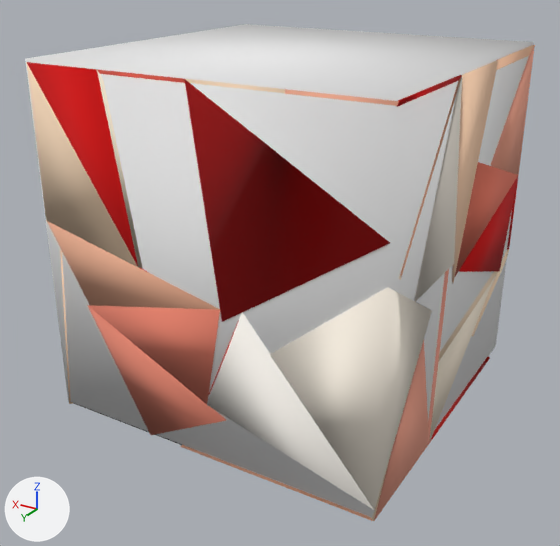
An edit to the glTF model python-helpers/artifacts/renders/gltf/16490374.glb, drawn before and after from the same camera.
Rendered twice from a 50 mm camera at (17.41, -15.44, 21.89) aimed at (20.05, -19.83, 19.7). Every picture has the same lights, and +X, +Y and +Z are marked at lower left. The older version comes first. Where no turn or scale is listed for an object, it has been applied to the vertices.
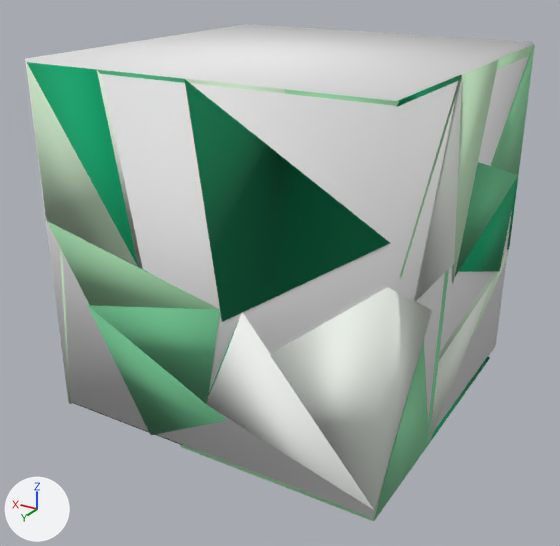
Patch to the scene script:
```diff
--- a/python-helpers/artifacts/renders/gltf/16490374.glb.py
+++ b/python-helpers/artifacts/renders/gltf/16490374.glb.py
@@ mat_material_38 @@
 mat_material_38 = principled_material('Material_38')
-mat_material_38.base_color = (0.992, 0.741, 0.525)  # beige #fedfc0
+mat_material_38.base_color = (0.643, 0.855, 0.62)  # pale green #d2eece
 mat_material_38.roughness = 1.0
@@ mat_material_44 @@
 mat_material_44 = principled_material('Material_44')
-mat_material_44.base_color = (0.992, 0.663, 0.451)  # beige #fed5b3
+mat_material_44.base_color = (0.565, 0.82, 0.553)  # green #c6eac4
 mat_material_44.roughness = 1.0
@@ mat_material_56 @@
 mat_material_56 = principled_material('Material_56')
-mat_material_56.base_color = (0.969, 0.498, 0.325)  # beige #fbbb9a
+mat_material_56.base_color = (0.384, 0.733, 0.427)  # green #a7deaf
 mat_material_56.roughness = 1.0
@@ mat_material_60 @@
 mat_material_60 = principled_material('Material_60')
-mat_material_60.base_color = (0.953, 0.447, 0.306)  # beige #fab296
+mat_material_60.base_color = (0.322, 0.702, 0.396)  # green #9adaa9
 mat_material_60.roughness = 1.0
@@ mat_material_63 @@
 mat_material_63 = principled_material('Material_63')
-mat_material_63.base_color = (0.941, 0.408, 0.286)  # beige #f8ab92
+mat_material_63.base_color = (0.271, 0.678, 0.373)  # green #8ed7a4
 mat_material_63.roughness = 1.0
@@ mat_material_64 @@
 mat_material_64 = principled_material('Material_64')
-mat_material_64.base_color = (0.937, 0.392, 0.278)  # beige #f8a890
+mat_material_64.base_color = (0.251, 0.667, 0.365)  # green #89d5a3
 mat_material_64.roughness = 1.0
@@ mat_material_71 @@
 mat_material_71 = principled_material('Material_71')
-mat_material_71.base_color = (0.882, 0.275, 0.188)  # red #f18f78
+mat_material_71.base_color = (0.184, 0.596, 0.31)  # green #77cb97
 mat_material_71.roughness = 1.0
@@ mat_material_73 @@
 mat_material_73 = principled_material('Material_73')
-mat_material_73.base_color = (0.867, 0.243, 0.165)  # red #ef8771
+mat_material_73.base_color = (0.169, 0.576, 0.294)  # green #72c894
 mat_material_73.roughness = 1.0
@@ mat_material_75 @@
 mat_material_75 = principled_material('Material_75')
-mat_material_75.base_color = (0.851, 0.208, 0.137)  # red #ee7e67
+mat_material_75.base_color = (0.149, 0.557, 0.278)  # green #6cc590
 mat_material_75.roughness = 1.0
@@ mat_material_82 @@
 mat_material_82 = principled_material('Material_82')
-mat_material_82.base_color = (0.776, 0.102, 0.0667)  # red #e45a49
+mat_material_82.base_color = (0.0745, 0.49, 0.224)  # green #4dba82
 mat_material_82.roughness = 1.0
@@ mat_material_90 @@
 mat_material_90 = principled_material('Material_90')
-mat_material_90.base_color = (0.678, 0.0, 0.0)  # red #d70000
+mat_material_90.base_color = (0.0, 0.408, 0.165)  # green #00ab71
 mat_material_90.roughness = 1.0
@@ mat_material_91 @@
 mat_material_91 = principled_material('Material_91')
-mat_material_91.base_color = (0.659, 0.0, 0.0)  # red #d40000
+mat_material_91.base_color = (0.0, 0.392, 0.157)  # green #00a86e
 mat_material_91.roughness = 1.0
@@ mat_material_94 @@
 mat_material_94 = principled_material('Material_94')
-mat_material_94.base_color = (0.612, 0.0, 0.0)  # red #cd0000
+mat_material_94.base_color = (0.0, 0.357, 0.145)  # green #00a16a
 mat_material_94.roughness = 1.0
@@ mat_material_95 @@
 mat_material_95 = principled_material('Material_95')
-mat_material_95.base_color = (0.592, 0.0, 0.0)  # red #ca0000
+mat_material_95.base_color = (0.0, 0.341, 0.137)  # green #009e67
 mat_material_95.roughness = 1.0
```

Location of each change, (x1, y1, x2, y2) in pixels of the pictures (560 x 546 px):
'mesh95', recoloured (red to green): (184, 79, 390, 322) in both
'mesh90', recoloured (red to green): (27, 62, 138, 266) in both
'mesh38', recoloured (beige to pale green): (26, 62, 138, 267) in both
'mesh73', recoloured (red to green): (88, 305, 220, 404) in both
'mesh56', recoloured (beige to green): (46, 220, 220, 310) in both
'mesh71', recoloured (red to green): (87, 305, 226, 435) in both
'mesh44', recoloured: (452, 60, 498, 283) in both
'mesh64', recoloured (beige to green): (374, 340, 429, 521) in both
'mesh75', recoloured (red to green): (455, 162, 518, 276) in both
'mesh63', recoloured (beige to green): (491, 45, 535, 175) in both
'mesh91', recoloured (red to green): (458, 177, 518, 272) in both
'mesh60', recoloured (beige to green): (285, 89, 399, 106) in both
'mesh82', recoloured (red to green): (97, 69, 185, 83) in both
'mesh94', recoloured (red to green): (397, 75, 462, 107) in both
